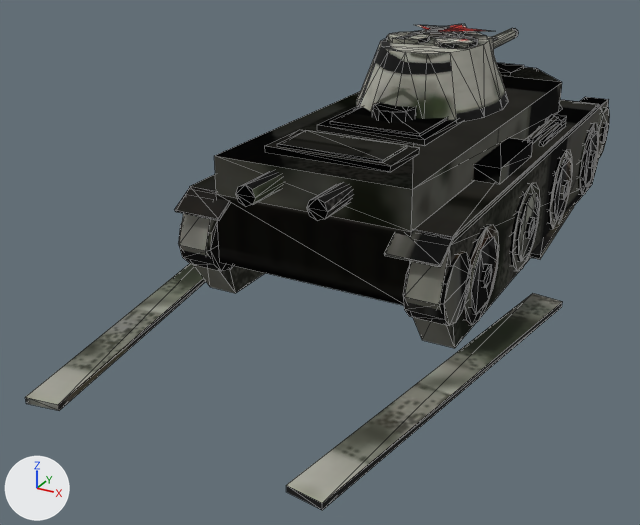
The glTF model public/models/bt7_winter.glb: old version first, new version second.
The view is the same before and after, from a camera (50 mm lens) standing at (3.14, -8.18, 3.36) and looking at (-0.52, -1.52, 0.04). Arrows for +X, +Y and +Z are at lower left; the lights stay in place. The first picture is the older version. Mesh edges are drawn as thin lines. Vertices at exactly the same position are counted once.

The first picture shows 'hull_ok', 'hull_trackL', 'hull_trackR', 'turret_ok'.
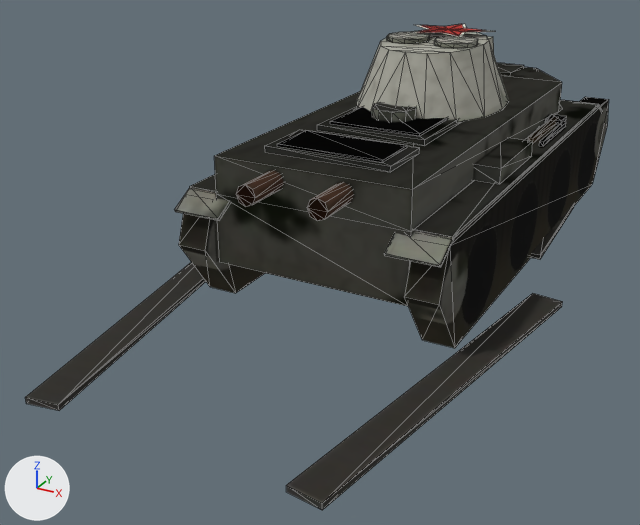
Where the change shows, as pixel boxes [x1, y1, x2, y2] in the pictures (640 x 525 px):
'hull_trackR', reshaped
    before: [175, 63, 610, 510]
    after: [175, 63, 602, 510]
'turret_ok', reshaped
    before: [357, 24, 518, 123]
    after: [357, 24, 509, 123]
part 1 of me_bt7_hull_001, surface changed
    both: [413, 76, 562, 189]
part 2 of me_bt7_hull_003, deleted
    before: [179, 223, 225, 271]
part 3 of me_bt7_hull_003, surface changed
    both: [25, 91, 609, 411]
part 4 of me_bt7_hull_005, deleted
    before: [184, 107, 610, 326]
part 5 of me_bt7_hull_005, surface changed
    both: [175, 63, 600, 510]
part 6 of me_bt7_turret_001, deleted
    before: [492, 28, 518, 48]
part 7 of me_bt7_turret_001, surface changed (lighter)
    both: [357, 24, 509, 123]

The change in detail:
me_bt7_hull_001 is used by ob_hull_ok; location (0.0, 0.0, 0.0).
me_bt7_hull_001 had 900 vertices, 1596 faces and spanned x -1.22..1.22, y -3.05..2.83, z 0.0..1.48.
me_bt7_hull_001 now has 228 vertices, 372 faces and spans x -1.15..1.15, y -3.05..2.83, z 0.0..1.48.
me_bt7_hull_001 part 1: 372 kept faces spanning x -1.15..1.15, y -3.05..2.83, z 0.0..1.48 get new texture (UV) coordinates.
Edits to the shape of me_bt7_hull_001 do not show in these pictures.
me_bt7_hull_003 is used by ob_hull_trackl; location (0.0, 0.0, 0.0).
me_bt7_hull_003 had 904 vertices, 1600 faces and spanned x -1.69..1.22, y -4.56..2.83, z 0.0..1.48.
me_bt7_hull_003 now has 232 vertices, 376 faces and spans x -1.69..1.15, y -4.56..2.83, z 0.0..1.48.
me_bt7_hull_003 part 2: 30 loose pieces with 672 vertices, spanning x -1.22..1.22, y -2.76..2.52, z 0.02..0.9, are deleted.
me_bt7_hull_003 part 3: 376 kept faces spanning x -1.69..1.15, y -4.56..2.83, z 0.0..1.48 get new texture (UV) coordinates.
me_bt7_hull_005 is used by ob_hull_trackr; location (0.0, 0.0, 0.0).
me_bt7_hull_005 had 904 vertices, 1600 faces and spanned x -1.22..1.69, y -4.56..2.83, z 0.0..1.48.
me_bt7_hull_005 now has 232 vertices, 376 faces and spans x -1.15..1.69, y -4.56..2.83, z 0.0..1.48.
me_bt7_hull_005 part 4: 30 loose pieces with 672 vertices, spanning x -1.22..1.22, y -2.76..2.52, z 0.02..0.9, are deleted.
me_bt7_hull_005 part 5: 374 kept faces spanning x -1.15..1.69, y -4.56..2.83, z 0.0..1.48 get new texture (UV) coordinates.
me_bt7_turret_001 is used by ob_turret_ok; location (0.0, 0.0, 0.0).
me_bt7_turret_001 had 158 vertices, 264 faces and spanned x -0.7..0.7, y -1.12..2.26, z 1.34..1.98.
me_bt7_turret_001 now has 102 vertices, 164 faces and spans x -0.7..0.7, y -1.12..0.75, z 1.34..1.98.
me_bt7_turret_001 part 6: the loose piece of 20 vertices spanning x -0.07..0.07, y 0.65..2.25, z 1.57..1.71 is deleted.
me_bt7_turret_001 part 7: 164 kept faces spanning x -0.7..0.7, y -1.12..0.75, z 1.34..1.98 get new texture (UV) coordinates.
Other edits to the shape of me_bt7_turret_001 do not show in these pictures.
